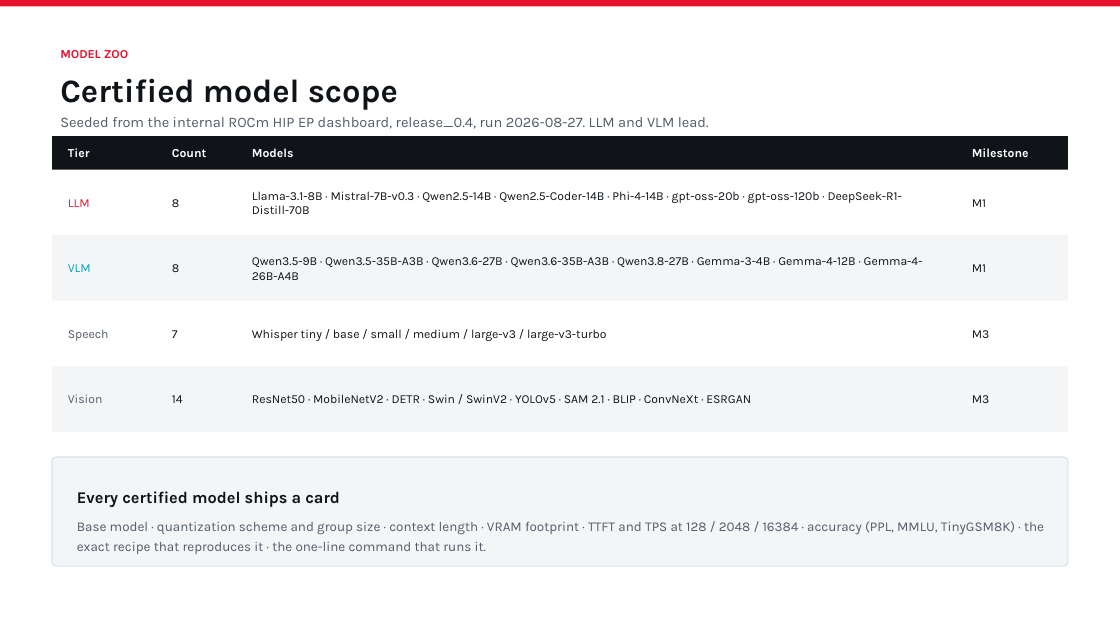
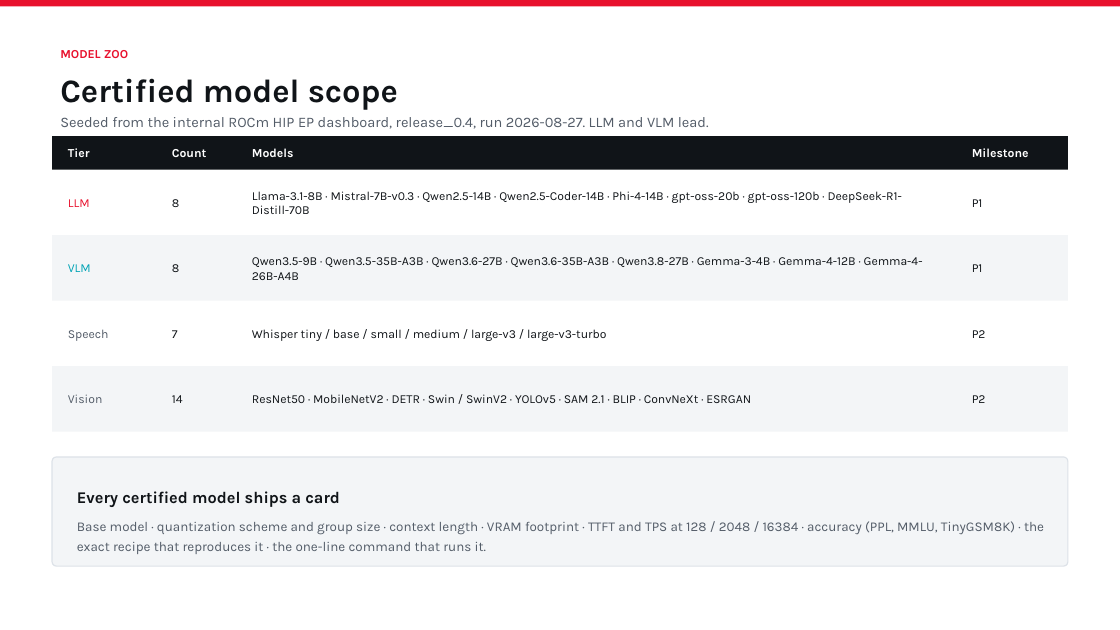
Before and after one commit to qianglin-amd/hip-ep, a slide deck: slide 7 of product/plan/HIP-EP-Product-Plan.pptx. Drawn at 1120x630 pixels with LibreOffice and Linux fonts; fonts in the diff are those of the drawing. Boxes give left, top, right and bottom in pixels: in the first picture for what was removed or moved away, otherwise in the second. Text is boxed around its words. In the diff, an @@ line names an element or a change of style, - is before the commit and + after.

```diff
--- a/product/plan/HIP-EP-Product-Plan.pptx
+++ b/product/plan/HIP-EP-Product-Plan.pptx
@@ text at (x1=972, y1=199, x2=983, y2=207): text changed @@
-M1
+P1
@@ text at (x1=972, y1=264, x2=983, y2=272): text changed @@
-M1
+P1
@@ text at (x1=972, y1=330, x2=986, y2=338): text changed @@
-M3
+P2
@@ text at (x1=972, y1=395, x2=986, y2=403): text changed @@
-M3
+P2
```
Also in this commit, not shown: 9 other slides changed, 47 other files.
